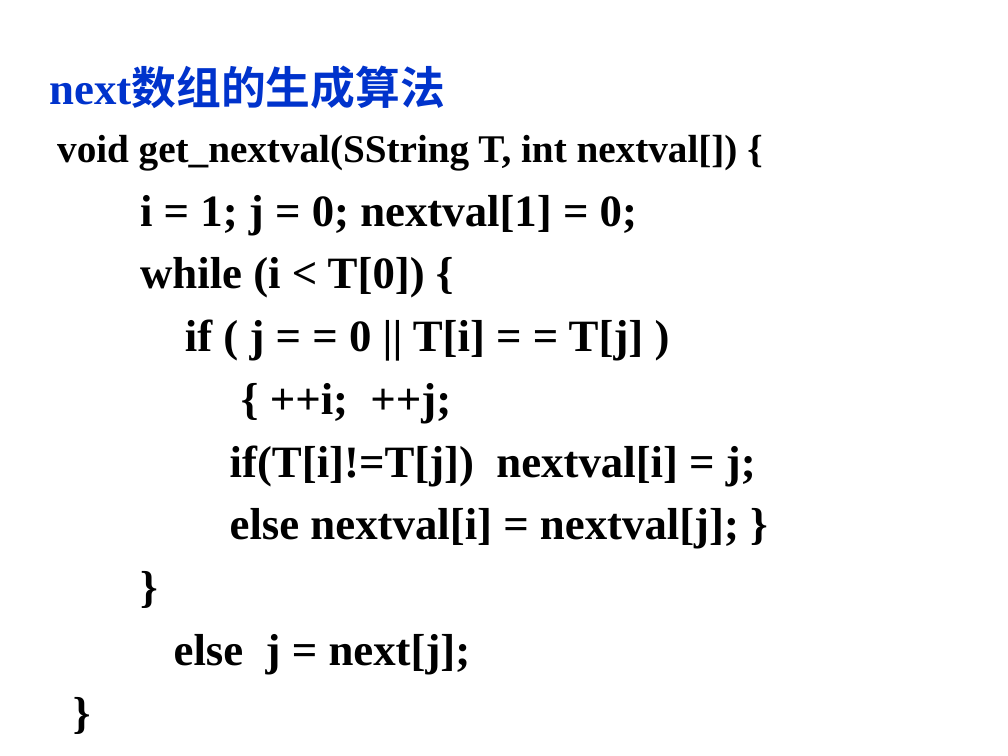
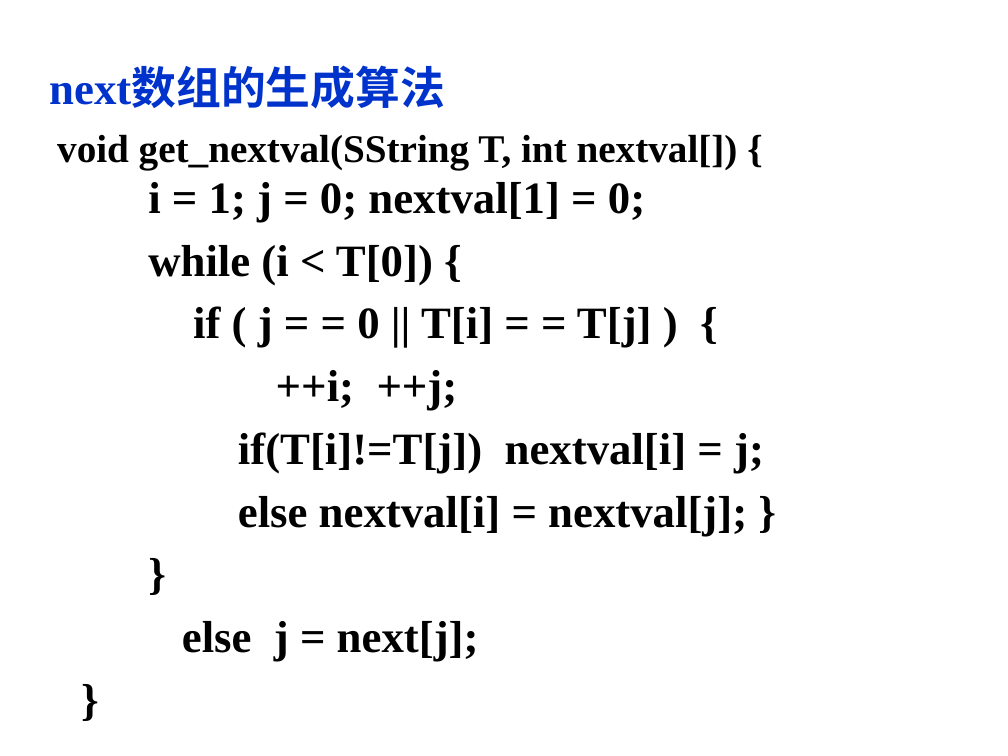
Before and after one commit to Gempittance/Data_Structur_Build, a slide deck: slide 58 of 数据结构PPT/ds4.pptx. Drawn at 1008x756 pixels with LibreOffice and Linux fonts; fonts in the diff are those of the drawing; background and template pictures are left out. Boxes give left, top, right and bottom in pixels: in the first picture for what was removed or moved away, otherwise in the second. Text is boxed around its words. In the diff, an @@ line names an element or a change of style, - is before the commit and + after.

```diff
--- a/数据结构PPT/ds4.pptx
+++ b/数据结构PPT/ds4.pptx
@@ text "i = 1; j = ...": place and size @@
-text "i = 1; j = ..." at box(140, 195, 756, 674)
+text "i = 1; j = ..." at box(148, 182, 764, 662)
@@ text at box(193, 306, 652, 411): spaces changed @@
-if ( j = = 0 || T[i] = = T[j] )
-{ ++i; ++j;
+if ( j = = 0 || T[i] = = T[j] ) {
+++i; ++j;
```
Also in this commit, not shown: 1 other slide changed, 2 slides added, 1 other file.
